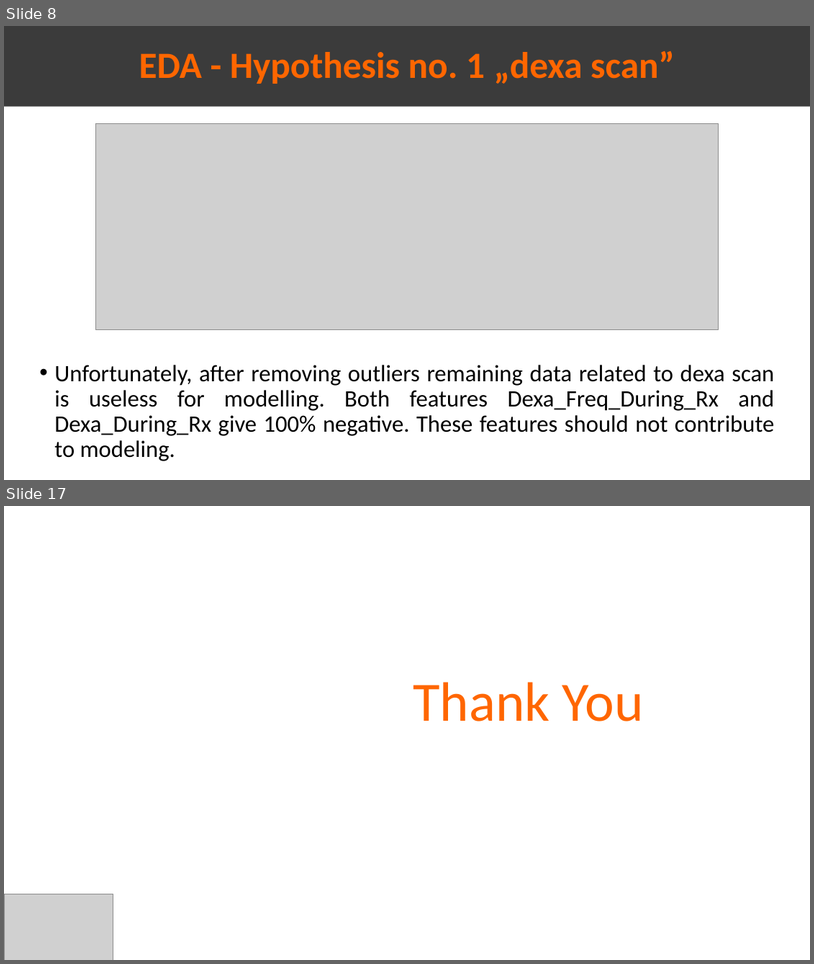
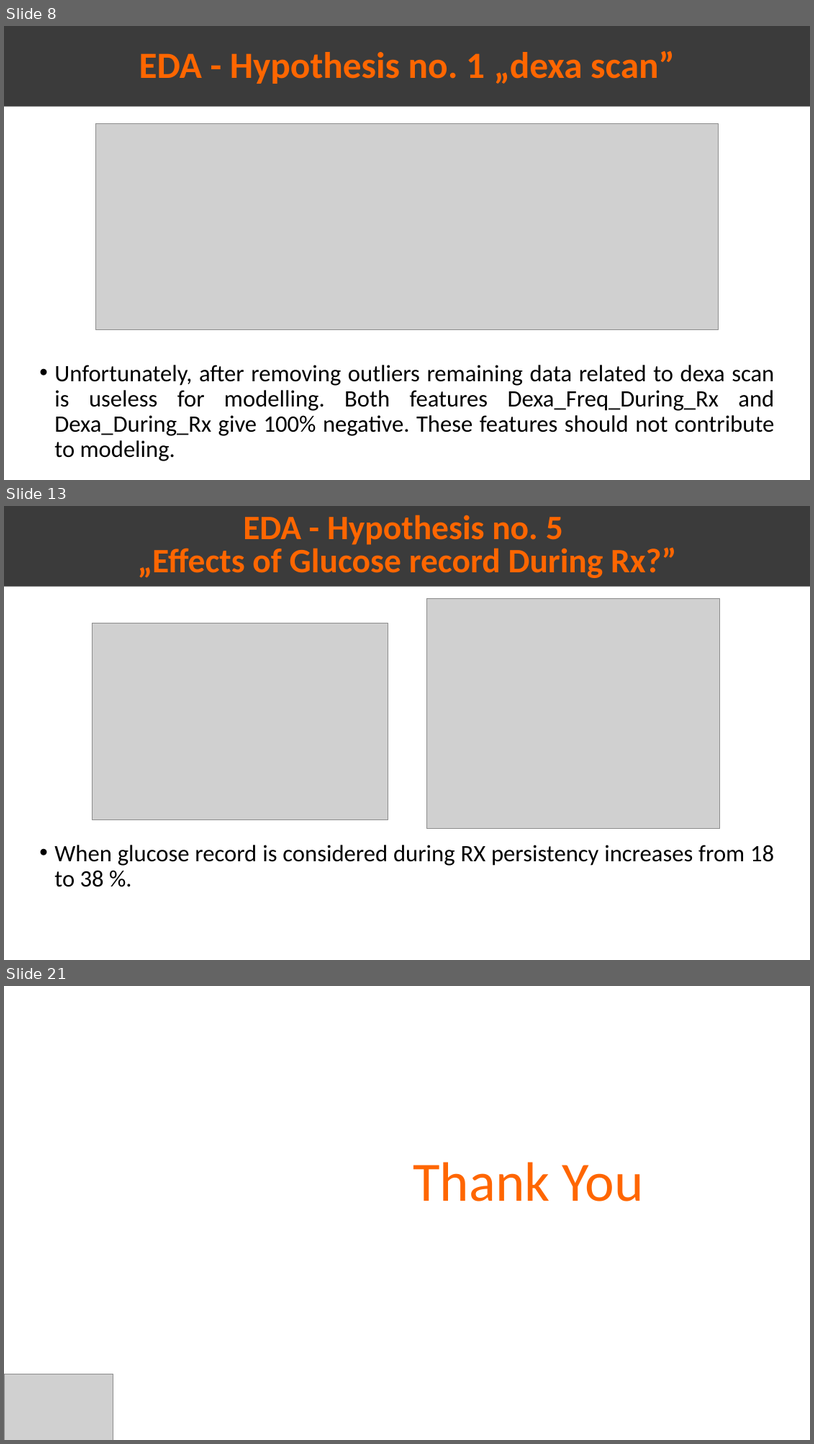
Before and after one commit to Omar-Safwat/HealthCare_project, a slide deck: Week_10-11/Presentation_EDA.pptx. Shown one above the other, each under a label of ours: slides 8 and 17 before the commit, slides 8, 13 and 21 after it; the slides between them are not shown. The pictures are 814x964 and 814x1444 pixels, drawn with LibreOffice and Linux fonts; fonts in the diff are those of the drawing; grey boxes stand for pictures. Boxes give left, top, right and bottom in pixels: in the first picture for what was removed or moved away, otherwise in the second. Text is boxed around its words. In the diff, an @@ line names an element or a change of style, - is before the commit and + after.

```diff
--- a/Week_10-11/Presentation_EDA.pptx
+++ b/Week_10-11/Presentation_EDA.pptx
@@ slide 13 added at <box>4,506,810,960</box>, background #FFFFFF @@
@@ rectangle added at <box>4,506,810,587</box>, fill #3B3B3B, 40.7 pt, text #FF6600, bold @@
+EDA - Hypothesis no. 5
+„Effects of Glucose record During Rx?”
@@ picture added at <box>427,598,720,828</box> @@
@@ picture added at <box>93,623,388,819</box> @@
@@ text added at <box>54,844,774,887</box>, 28 pt, text #000000 @@
+• When glucose record is considered during RX persistency increases from 18 to 38 %.
@@ what was slide 17 is now slide 21 @@
```
Also in this commit, not shown: 10 slides changed, 4 other slides added, 1 slide removed, 2 other files.
